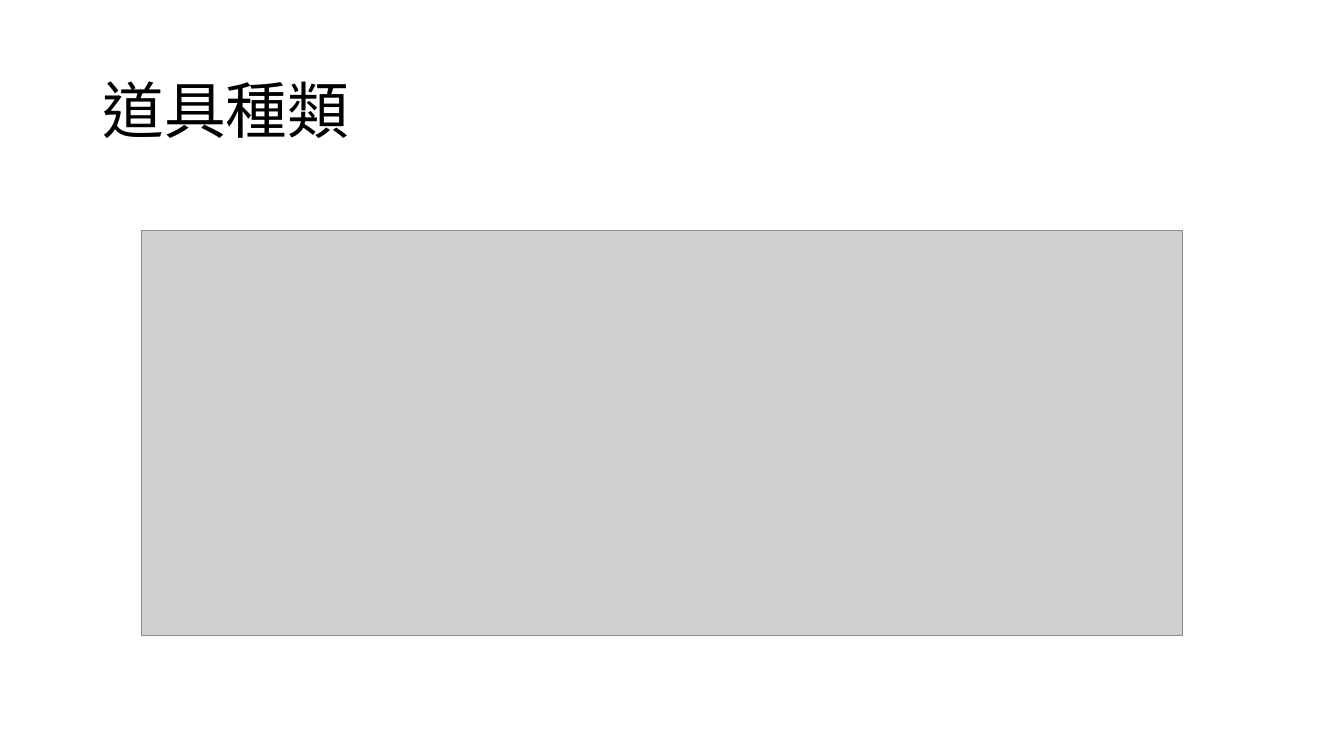
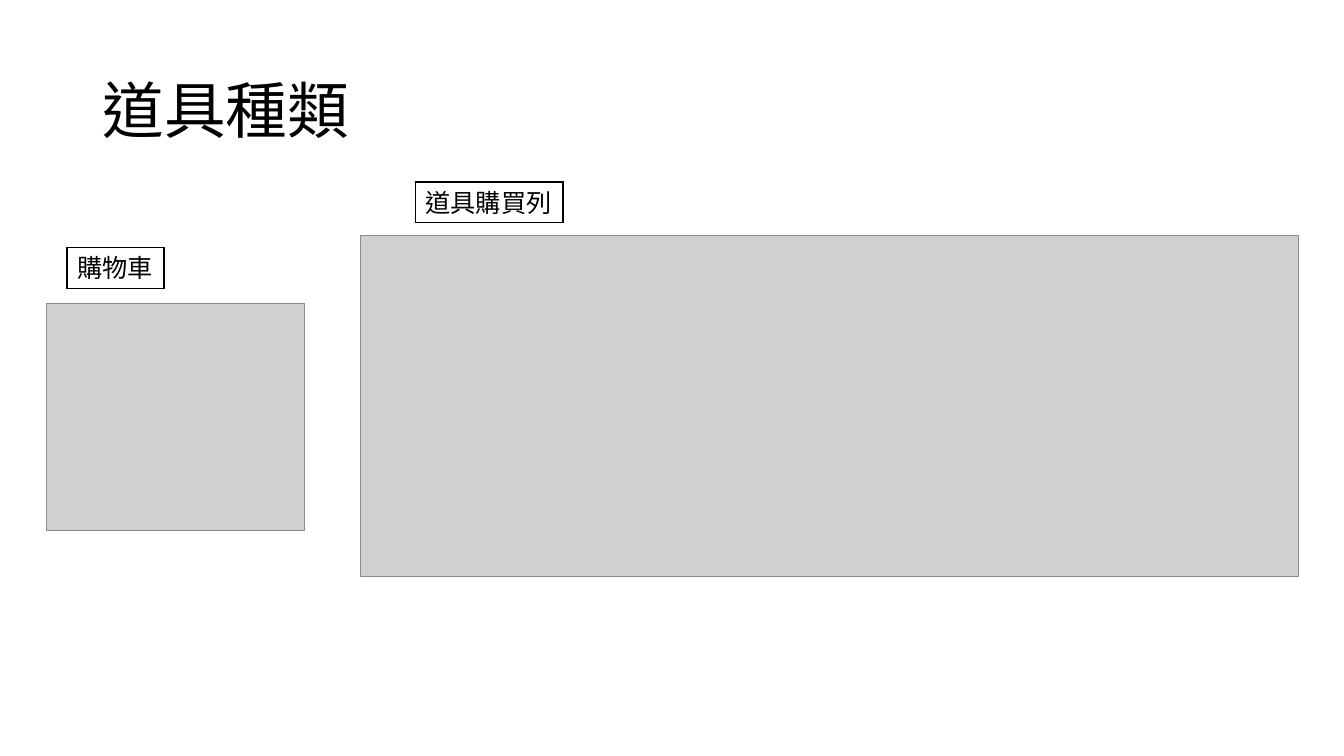
Before and after one commit to Freedom1026/Canvas, a slide deck: slide 7 of 保衛潛艇戰(守城遊戲).pptx. Drawn at 1344x756 pixels with LibreOffice and Linux fonts; fonts in the diff are those of the drawing; grey boxes stand for pictures. Boxes give left, top, right and bottom in pixels: in the first picture for what was removed or moved away, otherwise in the second. Text is boxed around its words. In the diff, an @@ line names an element or a change of style, - is before the commit and + after.

```diff
--- a/保衛潛艇戰(守城遊戲).pptx
+++ b/保衛潛艇戰(守城遊戲).pptx
@@ rectangle added at (x1=415, y1=182, x2=563, y2=223), fill #FFFFFF, outline #000000 1 pt, 18 pt, text #000000 @@
+道具購買列
@@ picture resized from (x1=142, y1=231, x2=1184, y2=636) to (x1=361, y1=235, x2=1299, y2=577) @@
@@ rectangle added at (x1=68, y1=248, x2=164, y2=288), fill #FFFFFF, outline #000000 1 pt, 18 pt, text #000000 @@
+購物車
@@ picture added at (x1=46, y1=303, x2=306, y2=531) @@
```
Also in this commit, not shown: 7 other slides changed.
